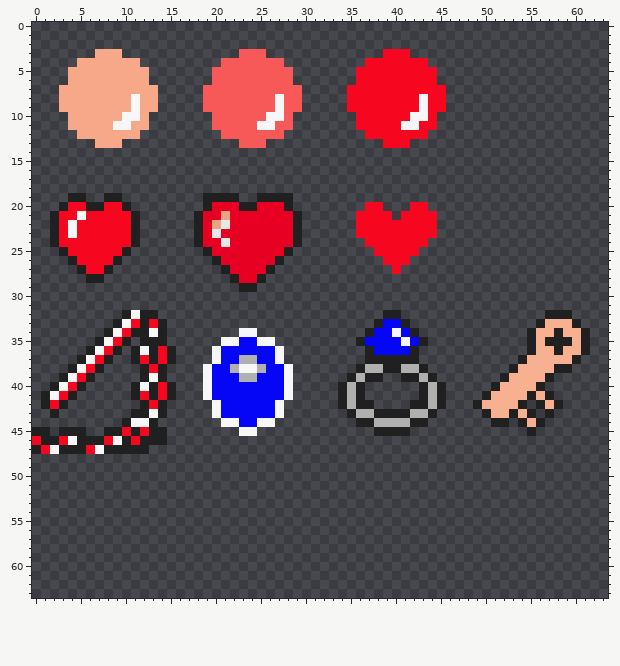
One commit to this pixel-art sprite: Vampire-Killer/Assets/Sprites/Items.png. The picture above was drawn from the file before the commit.
The file is 64x64 pixels. Colours within 5 levels of each other are drawn and written as one.
After:
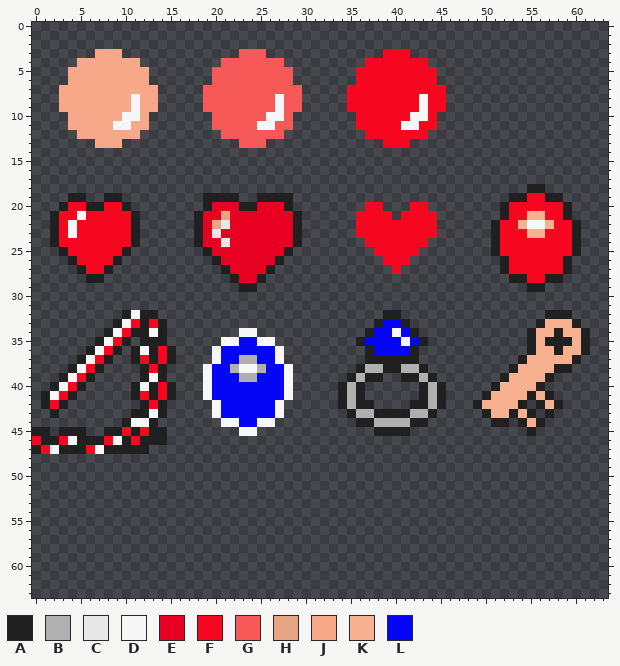
Palette (. is transparent): A #202020  B #b0b0b0  C #e7e7e7  D #f7f7f7  E #e70021  F #f70620  G #f75858  H #e7a584  J #f7a888  K #f7b090  L #0606f7
Changes in this commit:
Changed rows in their new state; - is an unchanged pixel.
first column x 51:
18 ----AA----
19 --AAFFAA--
20 -AFFFFFFA-
21 -AFFKKFFA-
22 AFFKDDKFFA
23 AFFFKKFFFA
24 AFFFFFFFFA
25 AFFFFFFFFA
26 -AFFFFFFA-
27 -AFFFFFFA-
28 --AAFFAA--
29 ----AA----
Where, in picture pixels (left, top, right, bottom), the same in both pictures:
added: (491, 184, 581, 292)
